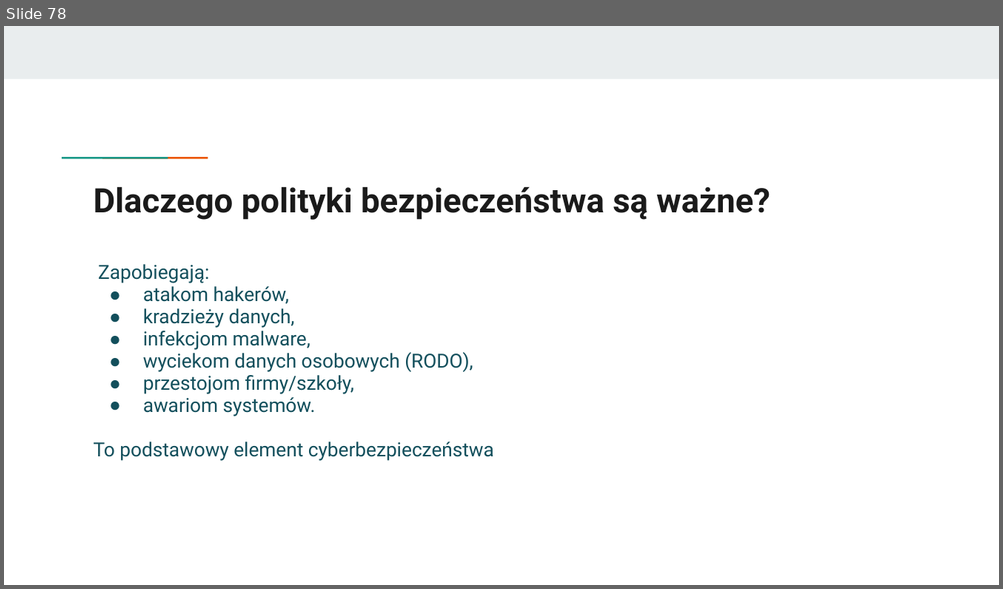
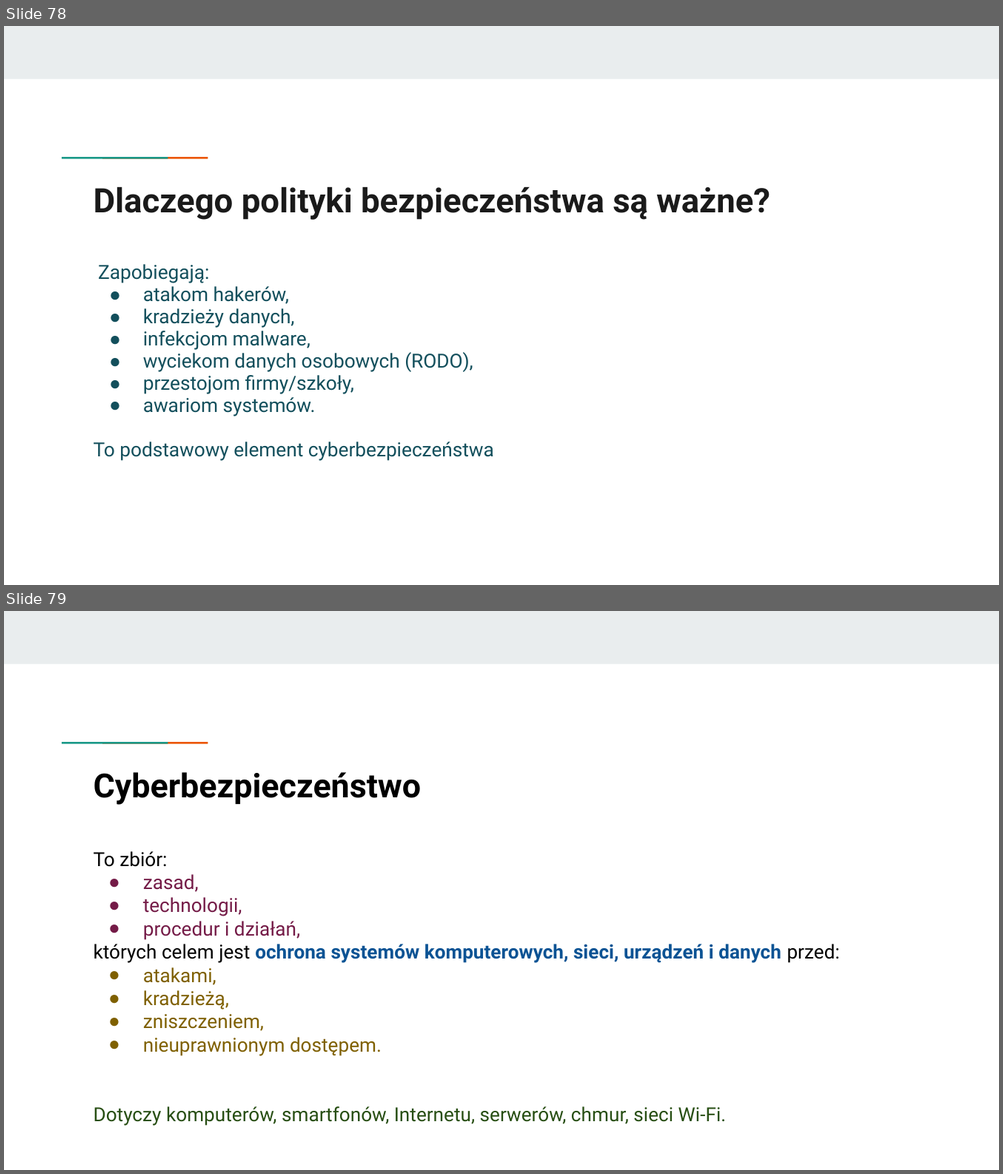
Before and after one commit to KasiaKasia/PRZEDMIOTY, a slide deck: ZASTOSOWANIE_INFORMATYKI/1A-gr_2/Zastosowanie informatyki - 1A gr. 2-plik2.pptx. Shown one above the other, each under a label of ours: slide 78 before the commit, slides 78 and 79 after it. The pictures are 1003x589 and 1003x1174 pixels, drawn with LibreOffice and Linux fonts; fonts in the diff are those of the drawing. Boxes give left, top, right and bottom in pixels: in the first picture for what was removed or moved away, otherwise in the second. Text is boxed around its words. In the diff, an @@ line names an element or a change of style, - is before the commit and + after.

```diff
--- a/ZASTOSOWANIE_INFORMATYKI/1A-gr_2/Zastosowanie informatyki - 1A gr. 2-plik2.pptx
+++ b/ZASTOSOWANIE_INFORMATYKI/1A-gr_2/Zastosowanie informatyki - 1A gr. 2-plik2.pptx
@@ slide 79 added at box(4, 611, 999, 1170), background #FFFFFF; not listed: 3 template elements that a slide beside it also shows @@
@@ title added at box(94, 772, 421, 805), 24 pt, text #000000, bold @@
+Cyberbezpieczeństwo
@@ text added at box(94, 851, 839, 1126), 14 pt, text #274E13 @@
+To zbiór:
+● zasad,
+● technologii,
+● procedur i działań,
+których celem jest ochrona systemów komputerowych, sieci, urządzeń i danych przed:
+● atakami,
+● kradzieżą,
+● zniszczeniem,
+● nieuprawnionym dostępem.
+Dotyczy komputerów, smartfonów, Internetu, serwerów, chmur, sieci Wi-Fi.
```
Also in this commit, not shown: 2 slides changed, 5 other slides added, 1 other file.
